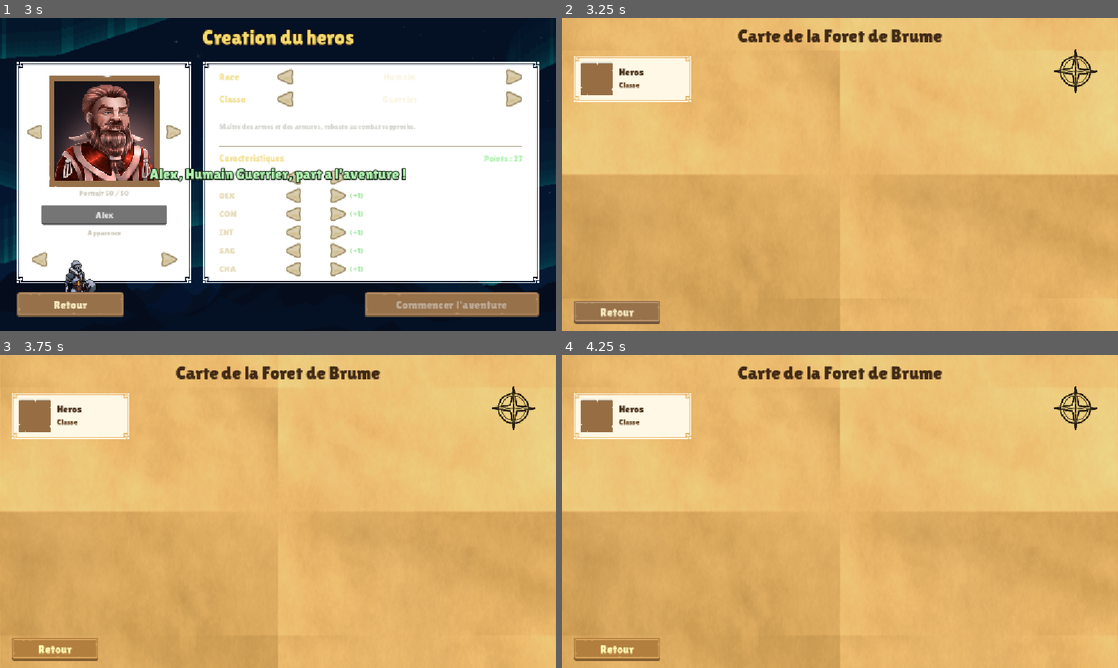
Above: before the commit, frames 1-4 (two rows, left to right).
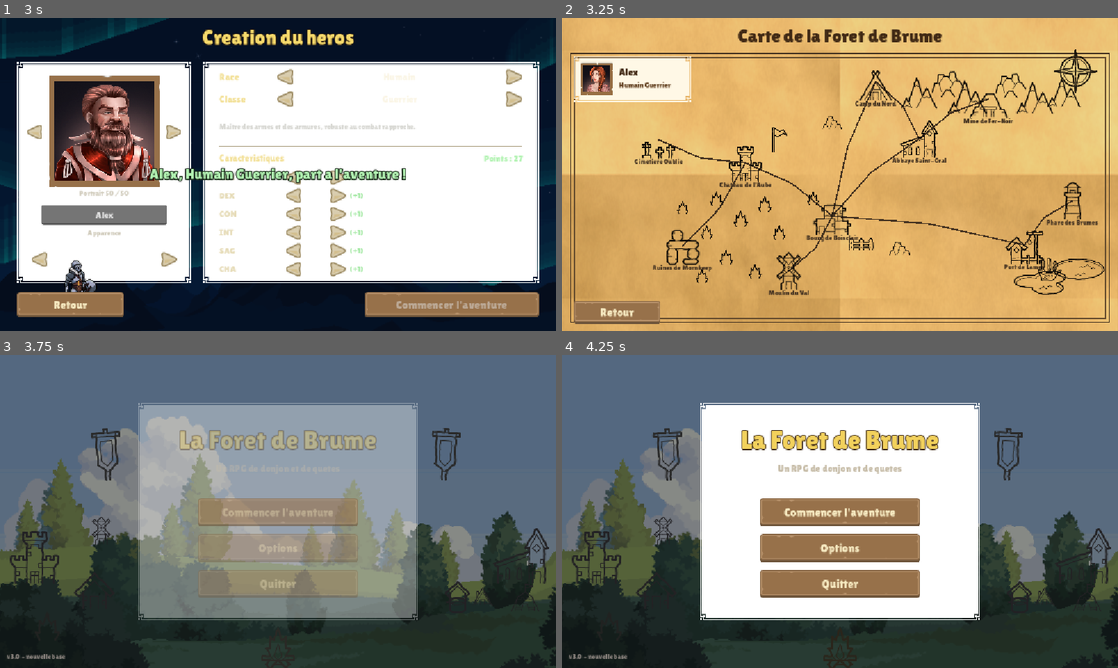
Above: after the commit, the same moments.

Repository: libertysand1982-png/Sand
Game: Godot game, scene res://scenes/MainMenu.tscn
The game is run twice, just before and just after one commit, with the same random seed, the same clock (stepped at 60 frames per second) and the same inputs.
Inputs (mouse positions are in pixels of both pictures, inside the frame that each line leads up to):
- Up to frame 1 (3 s): click "Commencer l'aventure" at 0.5 s; click (105, 215) at 1.27 s; type "Alex" at 1.35 s; click "Commencer l'aventure" at 2 s; click (33, 130) at 2.75 s
- Up to frame 2 (3.25 s): no input
- Up to frame 3 (3.75 s): click "Retour" at 3.5 s
- Up to frame 4 (4.25 s): no input

Frame 1 is identical in both runs. In frame 2, 7.9% of the frame differs, in the area x 1-99%, y 11-98%; in frame 3, 100%, in the area x 0-100%, y 0-100%; in frame 4, 99%.
Error before the commit: Parse Error: Cannot infer the type of "lieu" variable because the value doesn't have a set type. (res://scripts/WorldMap.gd:158)

Commit message:
Corrige une erreur de parsing dans WorldMap
var lieu := LIEUX[i] ne pouvait pas inferer son type (acces a une const
Array renvoie un Variant). Typage explicite en Dictionary.

Co-Authored-By: Claude Opus 4.8 <noreply@anthropic.com>
Claude-Session: https://claude.ai/code/session_01TLGVXnnqbKy8wnyLpkQH7c

Diff:
--- a/foret_de_brume/scripts/WorldMap.gd
+++ b/foret_de_brume/scripts/WorldMap.gd
@@ -155,7 +155,7 @@
 
 func _construire_lieux() -> void:
 	for i in LIEUX.size():
-		var lieu := LIEUX[i]
+		var lieu: Dictionary = LIEUX[i]
 		var taille := 86.0
 
 		var bouton := TextureButton.new()
